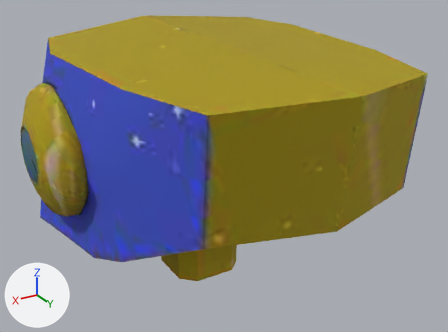
The glTF model public/3d/stealth/S-31.glb: old version first, new version second.
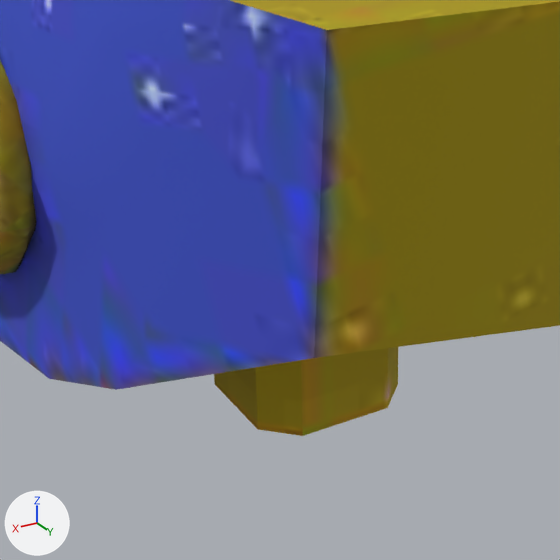
Each version is shown whole from a camera (50 mm lens) standing at (1.148, 2.13, 3.172) and looking at (-0.039, 0.153, 2.183), then close up on the part from 17% to 68% of the width and 31% to 100% of the height. The axes (+X, +Y, +Z) are drawn at lower left. The lights are the same throughout. Vertices at the same position are counted once.

Script lines for the objects in view, before the commit:
```python
me_cube_001 = bpy.data.meshes.new('Cube.001')
me_cube_001.from_pydata(...)  # 387 vertices, 695 faces; spans x -0.68..0.68, y -0.59..0.94, z 1.55..2.69
me_cube_001.materials.append(mat_s_31)  # picture img_s_31
# before: 33 (-0.09, 0.14, 1.67) at pixel (387, 407), 35 (0.09, -0.15, 1.67), 37 (0.09, 0.14, 1.67) at pixel (302, 435), 66 (0.15, -0.09, 1.67) at pixel (214, 384), 68 (0.15, 0.08, 1.67) at pixel (257, 429)
# before: 69 (-0.15, -0.09, 1.67), 70 (-0.09, -0.15, 1.67), 73 (-0.15, 0.08, 1.67) at pixel (397, 384)
ob_s_31 = bpy.data.objects.new('S-31', me_cube_001)
ob_s_31.location = (0.0, 0.0, 0.0)
```
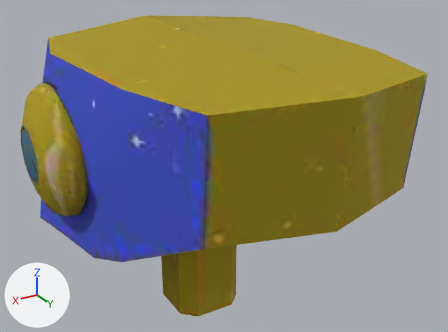
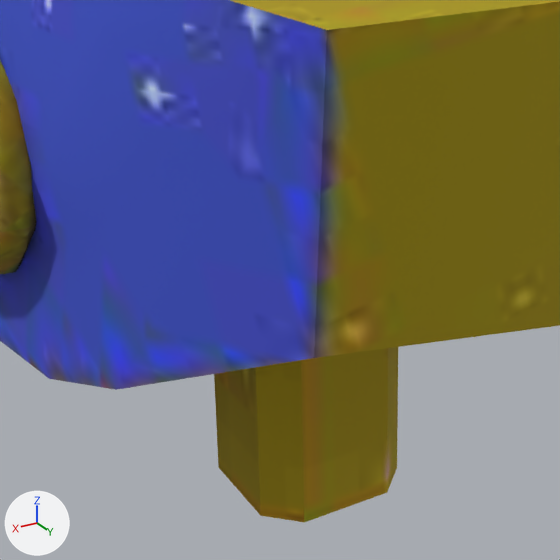
Diff of the bpy script that builds the scene:
```diff
--- a/public/3d/stealth/S-31.glb.py
+++ b/public/3d/stealth/S-31.glb.py
@@ me_cube_001 @@
 me_cube_001.from_pydata(...)  # 387 vertices, 695 faces; spans x -0.68..0.68, y -0.59..0.94, z 1.55..2.69
 # used by ob_s_31; location = (0.0, 0.0, 0.0)
+# me_cube_001 part 1
+for i in [33, 35, 37, 66, 68, 69, 70, 73]: me_cube_001.vertices[i].co += Vector((0.0, 0.0, -0.18))
 me_cube_001.materials.append(mat_s_31)
```

Pixel boxes (x1, y1, x2, y2) of what changed, in the close-ups (560 x 560 px; the box of a moved part takes in the faces that stretch with it):
'S-31', reshaped: before (0, 0, 560, 436); after (0, 0, 560, 522)
part 1 of me_cube_001, moved or reshaped: before (214, 347, 398, 436); after (214, 347, 398, 522)
